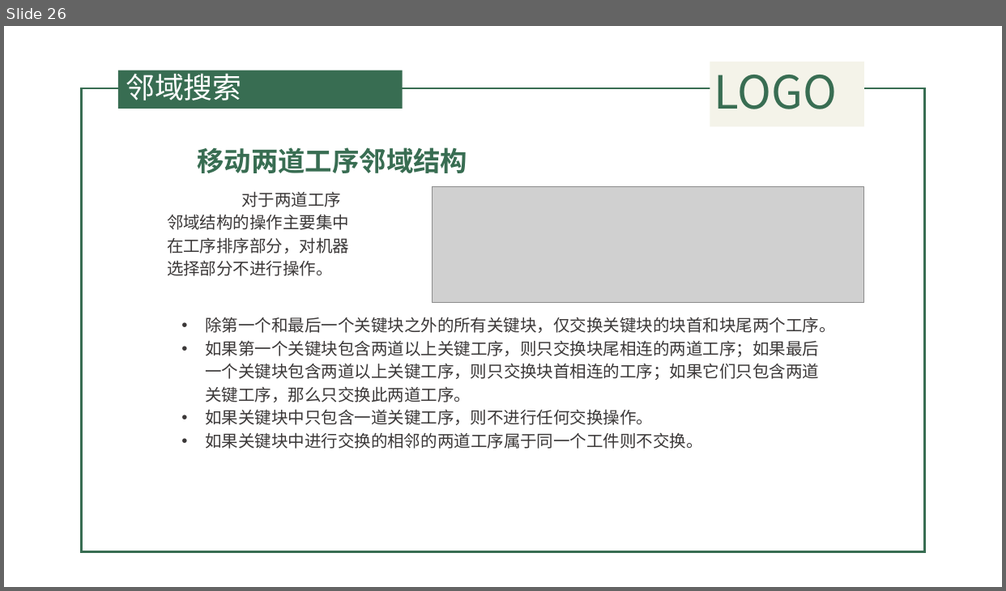
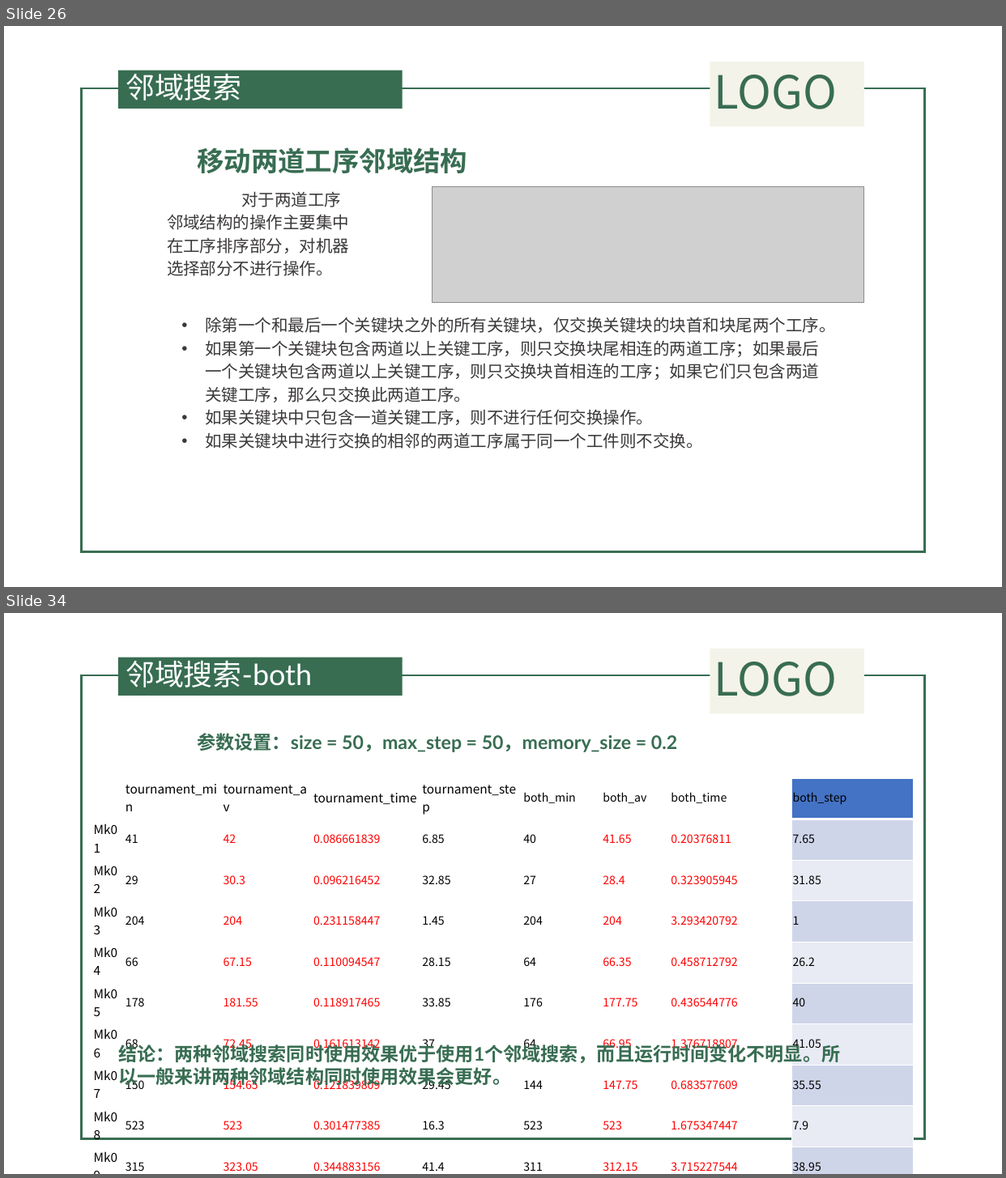
Before and after one commit to QuanQuan6/copy2, a slide deck: 遗传算法.pptx. Shown one above the other, each under a label of ours: slide 26 before the commit, slides 26 and 34 after it; the slides between them are not shown. The pictures are 1006x591 and 1006x1178 pixels, drawn with LibreOffice and Linux fonts; fonts in the diff are those of the drawing; grey boxes stand for pictures; background and template pictures are left out. Boxes give left, top, right and bottom in pixels: in the first picture for what was removed or moved away, otherwise in the second. Text is boxed around its words. In the diff, an @@ line names an element or a change of style, - is before the commit and + after.

```diff
--- a/遗传算法.pptx
+++ b/遗传算法.pptx
@@ slide 34 added at [4, 613, 1002, 1174], background picture (left out); not listed: 4 template elements that a slide beside it also shows @@
@@ title added at [126, 656, 312, 688], 28 pt, text #FFFFFF @@
+邻域搜索-both
@@ text added at [197, 733, 677, 752], 18 pt, text #386D52, bold @@
+参数设置：size = 50，max_step = 50，memory_size = 0.2
@@ table added at [92, 778, 914, 1174], 11 rows, 9 columns @@
+ | tournament_min | tournament_av | tournament_time | tournament_step | both_min | both_av | both_time | both_step
+Mk01 | 41 | 42 | 0.086661839 | 6.85 | 40 | 41.65 | 0.20376811 | 7.65
+Mk02 | 29 | 30.3 | 0.096216452 | 32.85 | 27 | 28.4 | 0.323905945 | 31.85
+Mk03 | 204 | 204 | 0.231158447 | 1.45 | 204 | 204 | 3.293420792 | 1
+Mk04 | 66 | 67.15 | 0.110094547 | 28.15 | 64 | 66.35 | 0.458712792 | 26.2
+Mk05 | 178 | 181.55 | 0.118917465 | 33.85 | 176 | 177.75 | 0.436544776 | 40
+Mk06 | 68 | 72.45 | 0.161613142 | 37 | 64 | 66.95 | 1.376718807 | 41.05
+Mk07 | 150 | 154.65 | 0.121839809 | 29.45 | 144 | 147.75 | 0.683577609 | 35.55
+Mk08 | 523 | 523 | 0.301477385 | 16.3 | 523 | 523 | 1.675347447 | 7.9
+Mk09 | 315 | 323.05 | 0.344883156 | 41.4 | 311 | 312.15 | 3.715227544 | 38.95
+data | 51 | 52.2 | 0.069943607 | 17.6 | 51 | 52.45 | 0.134129977 | 13.15
@@ text added at [118, 1042, 840, 1088], 18 pt, text #386D52, bold @@
+结论：两种邻域搜索同时使用效果优于使用1个邻域搜索，而且运行时间变化不明显。所以一般来讲两种邻域结构同时使用效果会更好。
```
Also in this commit, not shown: 10 slides changed, 7 other slides added, 9 slides removed, 44 other files.
